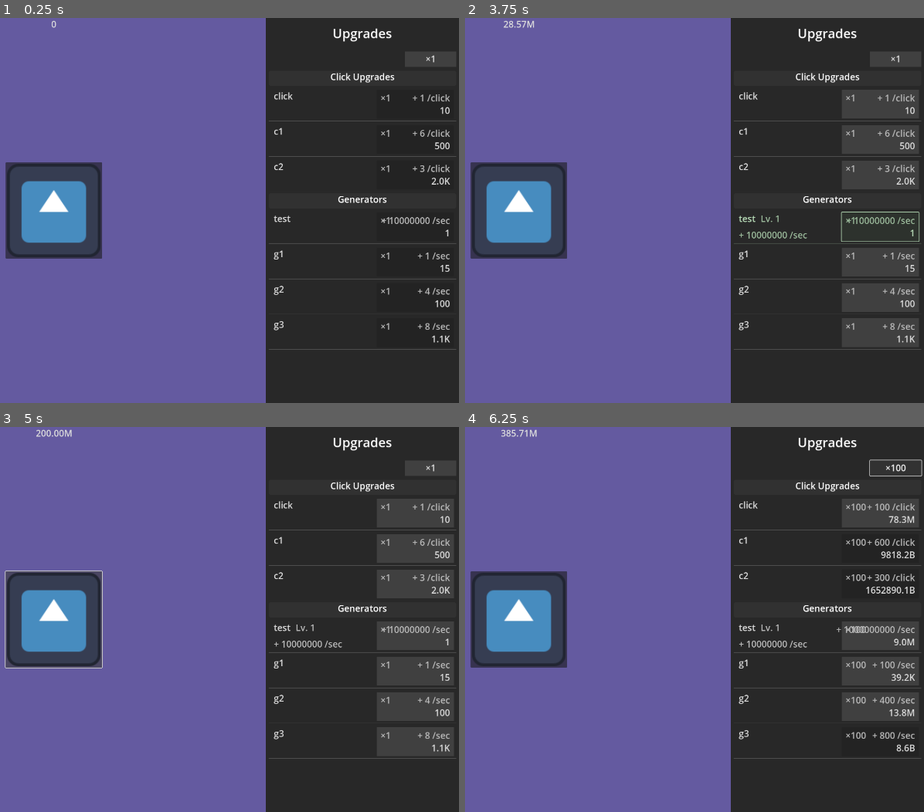
Above: before the commit, frames 1-4 (two rows, left to right).
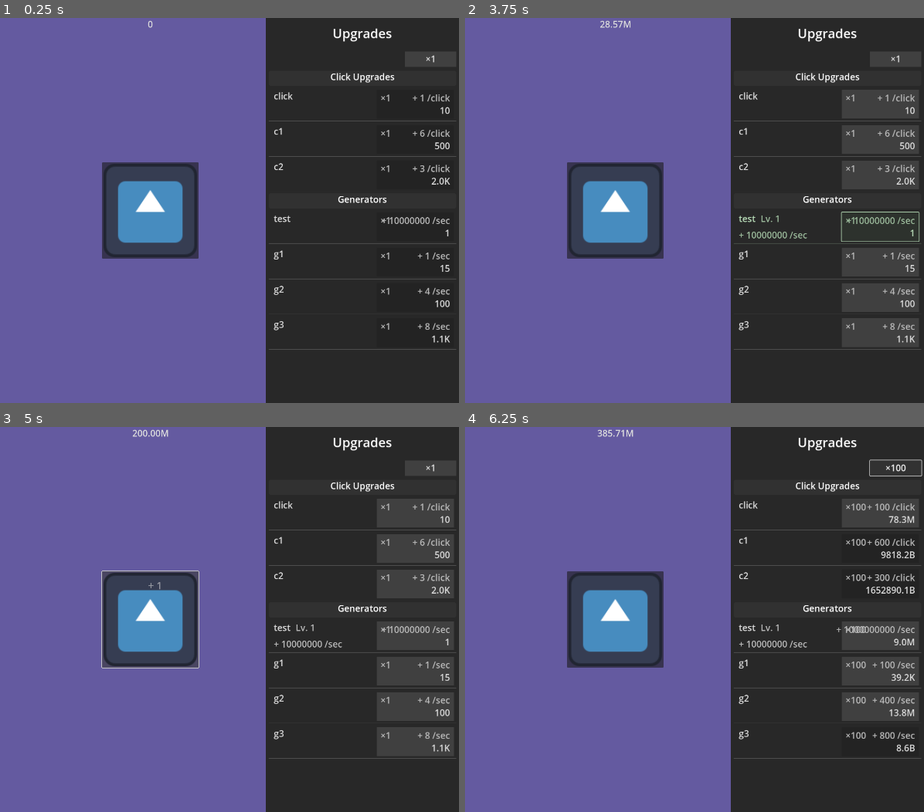
Above: after the commit, the same moments.

Repository: rwajm/godot-clicker
Game: Godot game, scene res://scenes/main.tscn
The game is run twice, just before and just after one commit, with the same random seed, the same clock (stepped at 60 frames per second) and the same inputs. The engine's default icon, where the game draws it, is replaced by a stand-in: a white triangle on a blue panel in a dark square.
Inputs (mouse positions are in pixels of both pictures, inside the frame that each line leads up to; where the layout moved, square brackets give the same spot in the first picture):
- Up to frame 1 (0.25 s): no input
- Up to frame 2 (3.75 s): click (616, 210) [520, 210] at 0.5 s; click "×1" at 1.25 s; click "×10" at 2 s; click "×100" at 2.75 s; click (878, 225) at 3.5 s
- Up to frame 3 (5 s): click (151, 619) [55, 619] at 4.25 s
- Up to frame 4 (6.25 s): click "×1" at 5 s; click "×10" at 5.75 s

The runs differ from the first frame. In frame 1, 11% of the frame differs, in the area x 1-44%, y 0-63%; in frame 2, 11%; in frame 3, 11%; in frame 4, 11%.

Commit message:
clicker button 클릭 피드백 추가
버튼 클릭 당 수익을 화면에 표시하는 click_feedback 씬, 스크립트 추가
format_number 함수 main에서 별도 util 함수 파일로 분리
main 씬 게임 화면-UI(CanvasLayer) 분리 명확히 함

Diff:
--- a/project.godot
+++ b/project.godot
@@ -20,6 +20,7 @@
 GameData="*res://scripts/game_data.gd"
 EventBus="*res://scripts/managers/event_bus.gd"
 MineManager="*res://scripts/managers/mine_manager.gd"
+Utils="*res://scripts/utils.gd"
 
 [display]
 
--- /dev/null
+++ b/scenes/click_feedback.tscn
@@ -0,0 +1,20 @@
+[gd_scene load_steps=3 format=3 uid="uid://biek57cptst5k"]
+
+[ext_resource type="Script" uid="uid://cbui45hmv1o88" path="res://scripts/click_feedback.gd" id="1_w0bic"]
+
+[sub_resource type="LabelSettings" id="LabelSettings_cbg6g"]
+font_size = 32
+font_color = Color(0.866667, 0.866667, 0.866667, 1)
+
+[node name="ClickFeedback" type="MarginContainer"]
+offset_right = 45.0
+offset_bottom = 45.0
+mouse_filter = 2
+script = ExtResource("1_w0bic")
+
+[node name="Label" type="Label" parent="."]
+layout_mode = 2
+size_flags_horizontal = 4
+text = "+ 0"
+label_settings = SubResource("LabelSettings_cbg6g")
+vertical_alignment = 1
--- a/scenes/main.tscn
+++ b/scenes/main.tscn
@@ -13,38 +13,35 @@
 content_margin_right = 8.0
 content_margin_bottom = 0.0
 
-[node name="Main" type="Node2D"]
-script = ExtResource("1_tbgi4")
-
-[node name="CanvasLayer" type="CanvasLayer" parent="."]
-
-[node name="GameBackground" type="ColorRect" parent="CanvasLayer"]
+[node name="Main" type="Control"]
+layout_mode = 3
 anchors_preset = 15
 anchor_right = 1.0
 anchor_bottom = 1.0
 grow_horizontal = 2
 grow_vertical = 2
-color = Color(0.392157, 0.352941, 0.627451, 1)
+script = ExtResource("1_tbgi4")
 
-[node name="SplitContainer" type="SplitContainer" parent="CanvasLayer"]
+[node name="GameBackground" type="ColorRect" parent="."]
+layout_mode = 1
 anchors_preset = 15
 anchor_right = 1.0
 anchor_bottom = 1.0
 grow_horizontal = 2
 grow_vertical = 2
-size_flags_horizontal = 3
-size_flags_vertical = 3
-collapsed = true
-dragging_enabled = false
-dragger_visibility = 2
+mouse_filter = 2
+color = Color(0.392157, 0.352941, 0.627451, 1)
 
-[node name="ClickerControl" type="Control" parent="CanvasLayer/SplitContainer"]
+[node name="ClickerControl" type="Control" parent="."]
 custom_minimum_size = Vector2(600, 0)
 layout_mode = 2
+anchors_preset = 0
+offset_right = 1920.0
+offset_bottom = 1200.0
 size_flags_horizontal = 3
 mouse_filter = 2
 
-[node name="ScoreLabel" type="Label" parent="CanvasLayer/SplitContainer/ClickerControl"]
+[node name="ScoreLabel" type="Label" parent="ClickerControl"]
 layout_mode = 1
 anchors_preset = 5
 anchor_left = 0.5
@@ -56,17 +53,25 @@
 text = "0"
 label_settings = ExtResource("2_sugp2")
 
-[node name="ClickerButton" parent="CanvasLayer/SplitContainer/ClickerControl" instance=ExtResource("1_o5qli")]
+[node name="ClickerButton" parent="ClickerControl" instance=ExtResource("1_o5qli")]
 layout_mode = 1
 mouse_default_cursor_shape = 2
 action_mode = 0
 
-[node name="UpgradePanel" type="Panel" parent="CanvasLayer/SplitContainer"]
+[node name="CanvasLayer" type="CanvasLayer" parent="."]
+
+[node name="UpgradePanel" type="Panel" parent="CanvasLayer"]
 custom_minimum_size = Vector2(600, 0)
-layout_mode = 2
+anchors_preset = 11
+anchor_left = 1.0
+anchor_right = 1.0
+anchor_bottom = 1.0
+grow_horizontal = 0
+grow_vertical = 2
+size_flags_vertical = 2
 theme_override_styles/panel = ExtResource("4_tefeu")
 
-[node name="UpgradeVbox" type="VBoxContainer" parent="CanvasLayer/SplitContainer/UpgradePanel"]
+[node name="UpgradeVbox" type="VBoxContainer" parent="CanvasLayer/UpgradePanel"]
 layout_mode = 2
 offset_right = 600.0
 offset_bottom = 1200.0
@@ -74,7 +79,7 @@
 grow_vertical = 2
 theme_override_constants/separation = 8
 
-[node name="UpgradeTitle" type="Label" parent="CanvasLayer/SplitContainer/UpgradePanel/UpgradeVbox"]
+[node name="UpgradeTitle" type="Label" parent="CanvasLayer/UpgradePanel/UpgradeVbox"]
 custom_minimum_size = Vector2(0, 96)
 layout_mode = 2
 size_flags_vertical = 1
@@ -83,16 +88,16 @@
 horizontal_alignment = 1
 vertical_alignment = 1
 
-[node name="UpgradePanelContainer" type="PanelContainer" parent="CanvasLayer/SplitContainer/UpgradePanel/UpgradeVbox"]
+[node name="UpgradePanelContainer" type="PanelContainer" parent="CanvasLayer/UpgradePanel/UpgradeVbox"]
 layout_mode = 2
 size_flags_vertical = 3
 theme_override_styles/panel = SubResource("StyleBoxEmpty_tefeu")
 
-[node name="VBoxContainer" type="VBoxContainer" parent="CanvasLayer/SplitContainer/UpgradePanel/UpgradeVbox/UpgradePanelContainer"]
+[node name="VBoxContainer" type="VBoxContainer" parent="CanvasLayer/UpgradePanel/UpgradeVbox/UpgradePanelContainer"]
 layout_mode = 2
 theme_override_constants/separation = 12
 
-[node name="QuantitySelectorButton" type="Button" parent="CanvasLayer/SplitContainer/UpgradePanel/UpgradeVbox/UpgradePanelContainer/VBoxContainer"]
+[node name="QuantitySelectorButton" type="Button" parent="CanvasLayer/UpgradePanel/UpgradeVbox/UpgradePanelContainer/VBoxContainer"]
 custom_minimum_size = Vector2(160, 48)
 layout_mode = 2
 size_flags_horizontal = 8
@@ -100,19 +105,19 @@
 theme_override_styles/normal = ExtResource("4_tbgi4")
 text = "×1"
 
-[node name="ScrollContainer" type="ScrollContainer" parent="CanvasLayer/SplitContainer/UpgradePanel/UpgradeVbox/UpgradePanelContainer/VBoxContainer"]
+[node name="ScrollContainer" type="ScrollContainer" parent="CanvasLayer/UpgradePanel/UpgradeVbox/UpgradePanelContainer/VBoxContainer"]
 layout_mode = 2
 size_flags_vertical = 3
 
-[node name="VBoxContainer" type="VBoxContainer" parent="CanvasLayer/SplitContainer/UpgradePanel/UpgradeVbox/UpgradePanelContainer/VBoxContainer/ScrollContainer"]
+[node name="VBoxContainer" type="VBoxContainer" parent="CanvasLayer/UpgradePanel/UpgradeVbox/UpgradePanelContainer/VBoxContainer/ScrollContainer"]
 layout_mode = 2
 size_flags_horizontal = 3
 mouse_filter = 2
 
-[node name="AutoClickItem" parent="CanvasLayer/SplitContainer/UpgradePanel/UpgradeVbox/UpgradePanelContainer/VBoxContainer/ScrollContainer/VBoxContainer" instance=ExtResource("2_0wfyh")]
+[node name="AutoClickItem" parent="CanvasLayer/UpgradePanel/UpgradeVbox/UpgradePanelContainer/VBoxContainer/ScrollContainer/VBoxContainer" instance=ExtResource("2_0wfyh")]
 layout_mode = 2
 script = null
 
-[node name="ClickPowerItem" parent="CanvasLayer/SplitContainer/UpgradePanel/UpgradeVbox/UpgradePanelContainer/VBoxContainer/ScrollContainer/VBoxContainer" instance=ExtResource("2_0wfyh")]
+[node name="ClickPowerItem" parent="CanvasLayer/UpgradePanel/UpgradeVbox/UpgradePanelContainer/VBoxContainer/ScrollContainer/VBoxContainer" instance=ExtResource("2_0wfyh")]
 layout_mode = 2
 script = null
--- /dev/null
+++ b/scripts/click_feedback.gd
@@ -0,0 +1,22 @@
+extends MarginContainer
+
+@onready var label = $Label
+
+func show_click_feedback(amount: float, start_position: Vector2):
+	var offset = Vector2(-self.size.x/2, -self.size.y/2)
+	var randX = Vector2(randf_range(-20, 20), 0)
+	position = start_position + offset + randX
+	label.position = Vector2.ZERO
+
+	label.text = "+ " + Utils.format_number(amount)
+	label.visible = true
+	label.modulate = Color.WHITE
+
+	# 애니메이션
+	var tween = create_tween()
+	tween.set_parallel(true)
+
+	tween.tween_property(label, "position", label.position + Vector2(0, -150), 1.0).set_ease(Tween.EASE_OUT)
+	tween.tween_property(label, "modulate:a", 0.0, 0.5).set_ease(Tween.EASE_IN).set_delay(0.5)
+
+	tween.tween_callback(queue_free).set_delay(1.0)
--- a/scripts/main.gd
+++ b/scripts/main.gd
@@ -1,9 +1,11 @@
-extends Node2D
+extends Control
 
-@onready var score_label = $CanvasLayer/SplitContainer/ClickerControl/ScoreLabel
-@onready var income_label = $CanvasLayer/SplitContainer/ClickerControl/IncomeLabel  # 異붽�
-@onready var quantity_selector = $CanvasLayer/SplitContainer/UpgradePanel/UpgradeVbox/UpgradePanelContainer/VBoxContainer/QuantitySelectorButton
-@onready var upgrade_container = $CanvasLayer/SplitContainer/UpgradePanel/UpgradeVbox/UpgradePanelContainer/VBoxContainer/ScrollContainer/VBoxContainer
+@onready var score_label = $ClickerControl/ScoreLabel
+@onready var income_label = $ClickerControl/ScoreLabel #추가예정
+@onready var quantity_selector = $CanvasLayer/UpgradePanel/UpgradeVbox/UpgradePanelContainer/VBoxContainer/QuantitySelectorButton
+@onready var upgrade_container = $CanvasLayer/UpgradePanel/UpgradeVbox/UpgradePanelContainer/VBoxContainer/ScrollContainer/VBoxContainer
+
+var click_feedback_scene = preload("res://scenes/click_feedback.tscn")
 
 var purchase_quantity = 1
 var purchase_quantities = [1, 10, 100]
@@ -22,7 +24,6 @@
 		child.queue_free()
 	await get_tree().process_frame
 
-	# 아이템 아이콘... 추후 실제 ui에 사용
 	var upgrade_item_scene = preload("res://scenes/upgrade_item.tscn")
 
 	# 클릭
@@ -70,7 +71,6 @@
 	upgrade_container.add_child(header)
 
 func _on_mine_clicked(amount: float):
-	# 클릭 효과
 	_show_click_feedback(amount)
 
 func _on_money_changed(new_amount: float):
@@ -78,7 +78,7 @@
 
 func _update_score_display():
 	if score_label:
-		score_label.text = _format_number(GameData.money)
+		score_label.text = Utils.format_number(GameData.money)
 
 # 초당 수입(클릭 반영)
 func _on_income_changed(new_income: float):
@@ -88,23 +88,18 @@
 	if income_label:
 		var income_per_sec = MineManager.get_income()
 		if income_per_sec > 0:
-			income_label.text = "%s/sec" % _format_number(income_per_sec)
+			income_label.text = "%s/sec" % Utils.format_number(income_per_sec)
 			income_label.visible = true
 		else:
 			income_label.visible = false
 
-func _format_number(number: float) -> String:
-	if number < 1000000:
-		return str(int(number))
-	elif number < 1000000000:
-		return "%.2fM" % (number / 1000000.0)
-	else:
-		return "%.2fB" % (number / 1000000000.0)
-
 # 클릭 효과(클릭당 수입 표시)
 func _show_click_feedback(amount: float):
-	#
-	pass
+	var mouse_position = get_global_mouse_position()
+
+	var feedback_effect = click_feedback_scene.instantiate()
+	add_child(feedback_effect)
+	feedback_effect.show_click_feedback(amount, mouse_position)
 
 func _on_quantity_selector_pressed():
 	current_quantity_index = (current_quantity_index + 1) % purchase_quantities.size()
--- a/scripts/managers/event_bus.gd
+++ b/scripts/managers/event_bus.gd
@@ -1,4 +1,3 @@
-# eventbus
 extends Node
 
 # 공통
--- a/scripts/managers/mine_manager.gd
+++ b/scripts/managers/mine_manager.gd
@@ -1,4 +1,3 @@
-# scripts/managers/mine_manager.gd (AutoLoad)
 extends Node
 
 var mine_items: Dictionary = {}
@@ -21,7 +20,7 @@
 	for upgrade_id in MineDefs.click_upgrades.keys():
 		var generator = MineGenerator.new(upgrade_id)
 		mine_items[upgrade_id] = generator
-		if generator.timer: # 추후 클릭 효과 구현시 필요
+		if generator.timer:
 			add_child(generator.timer)
 
 	for generator_id in MineDefs.generators.keys():
--- a/scripts/upgrade_item.gd
+++ b/scripts/upgrade_item.gd
@@ -1,4 +1,3 @@
-# scenes/upgrade_item.gd
 class_name UpgradeItem
 extends PanelContainer
 
--- /dev/null
+++ b/scripts/utils.gd
@@ -0,0 +1,9 @@
+extends Node
+
+func format_number(number: float) -> String:
+	if number < 1000000:
+		return str(int(number))
+	elif number < 1000000000:
+		return "%.2fM" % (number / 1000000.0)
+	else:
+		return "%.2fB" % (number / 1000000000.0)
Not shown, changed: .gitignore
